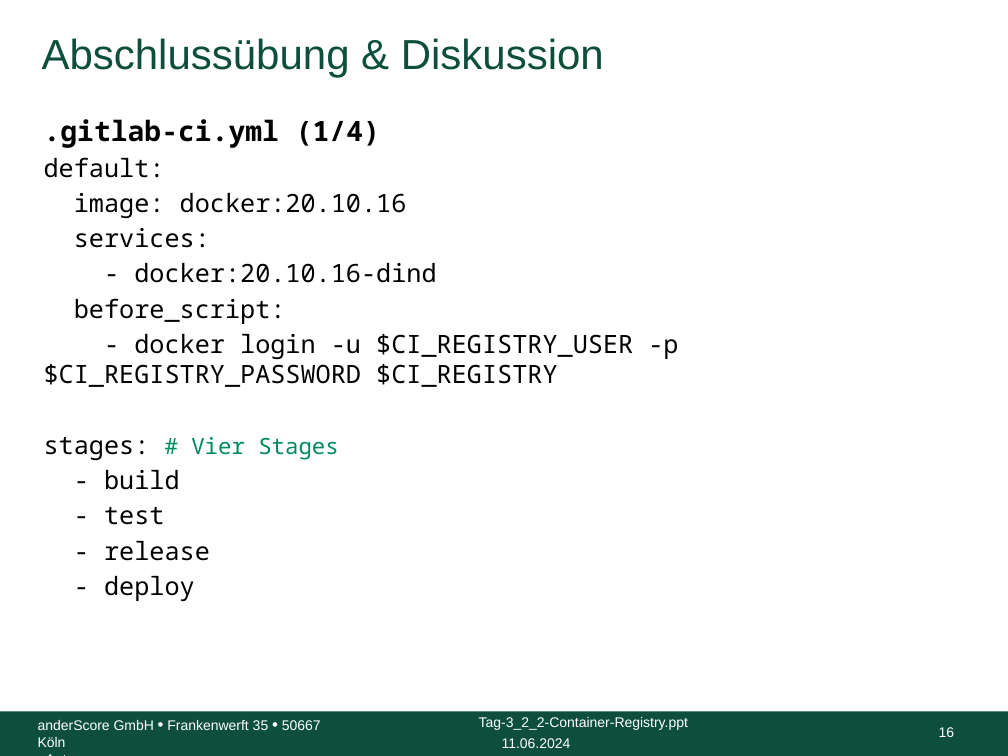
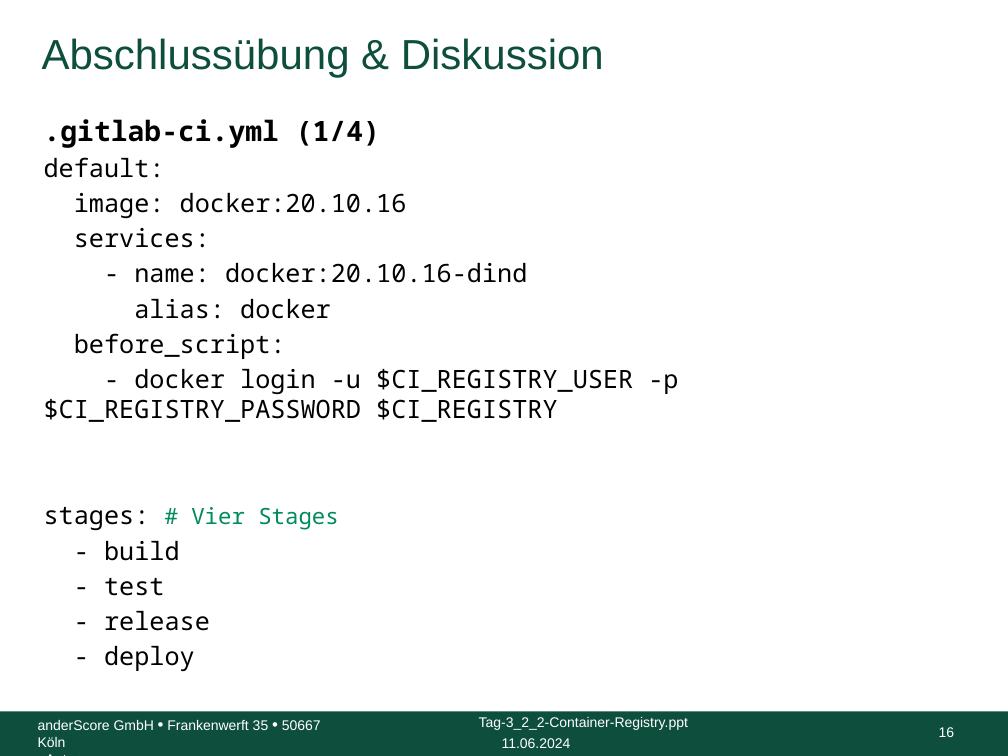
Before and after one commit to anderscore-gmbh/gitlab, a slide deck: slide 16 of slides/Tag-3_6-Abschluss_inkl_Aufgaben.pptx. Drawn at 1008x756 pixels with LibreOffice and Linux fonts; fonts in the diff are those of the drawing; background and template pictures are left out. Boxes give left, top, right and bottom in pixels: in the first picture for what was removed or moved away, otherwise in the second. Text is boxed around its words. In the diff, an @@ line names an element or a change of style, - is before the commit and + after.

```diff
--- a/slides/Tag-3_6-Abschluss_inkl_Aufgaben.pptx
+++ b/slides/Tag-3_6-Abschluss_inkl_Aufgaben.pptx
@@ text at (x1=134, y1=263, x2=527, y2=319): text changed @@
-- docker:20.10.16-dind
+- name: docker:20.10.16-dind
+alias: docker
```
Also in this commit, not shown: 3 other slides changed.
